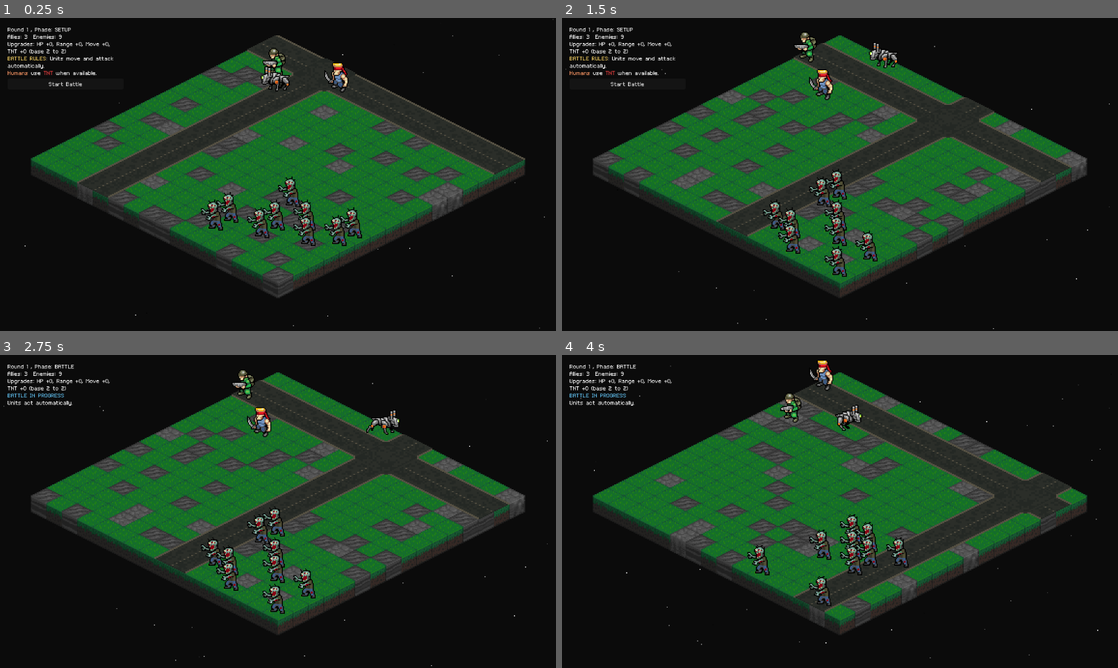
Above: before the commit, frames 1-4 (two rows, left to right).
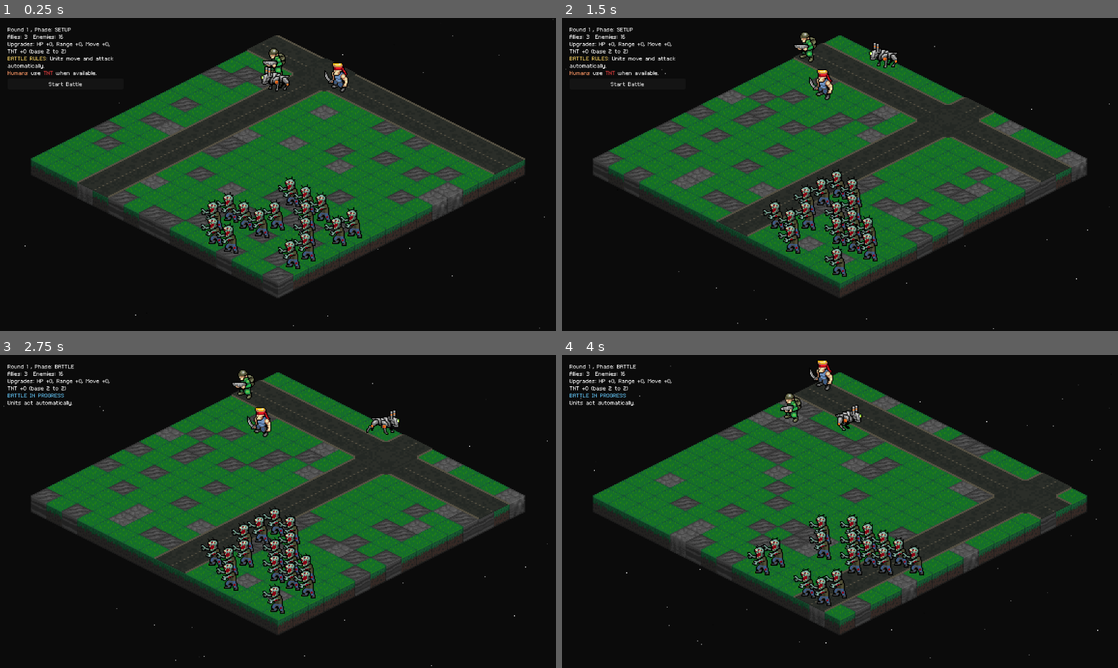
Above: after the commit, the same moments.

Repository: Tekknobot/MEKIII
Game: Godot game, scene res://scenes/Game.tscn
The game is run twice, just before and just after one commit, with the same random seed, the same clock (stepped at 60 frames per second) and the same inputs.
Inputs (mouse positions are in pixels of both pictures, inside the frame that each line leads up to):
- Up to frame 1 (0.25 s): no input
- Up to frame 2 (1.5 s): click "Start Battle" at 0.5 s; tap Enter at 1.25 s; move the mouse to (962, 158) at 1.27 s; tap R at 1.35 s
- Up to frame 3 (2.75 s): click "Start Battle" at 2 s
- Up to frame 4 (4 s): move the mouse to (728, 527) at 2.77 s; tap R at 2.85 s; click "Start Battle" at 3.5 s

The runs differ from the first frame. In frame 1, 1.3% of the frame differs, in the area x 10-60%, y 5-81%; in frame 2, 1.0%; in frame 3, 1.0%; in frame 4, 1.2%.

Commit message:
Lasers still work.

Diff:
--- a/scenes/Game.tscn
+++ b/scenes/Game.tscn
@@ -246,6 +246,7 @@
 water_blobs = 1
 blob_steps = 2
 mech_count = 1
+zombie_count = 16
 human_scene = ExtResource("2_s0nni")
 human2_scene = ExtResource("3_1gdd5")
 mech_scene = ExtResource("3_aug50")
--- a/scripts/game.gd
+++ b/scripts/game.gd
@@ -1717,6 +1717,7 @@
 	pickups_root.add_child(d2)
 
 	var world_pos := terrain.to_global(terrain.map_to_local(spawn_cell))
+	world_pos += Vector2(0, -16)
 	d2.global_position = world_pos
 
 	# ✅ Above tilemaps, still y-sorted
